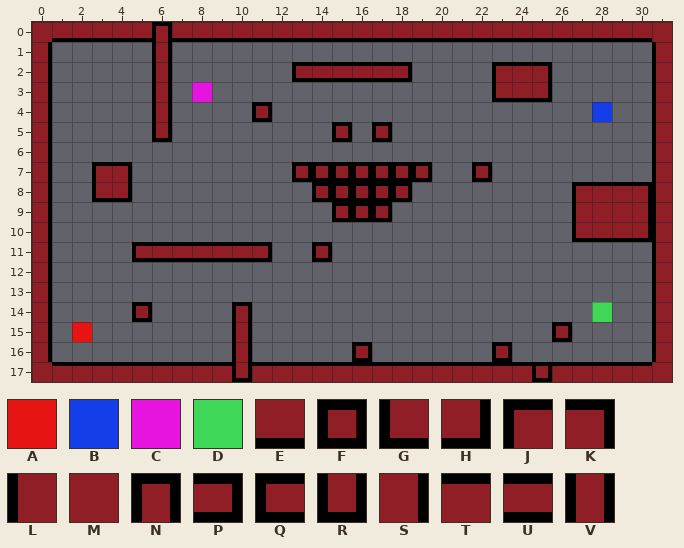
Level history. Tiled map: Game1/Engine/Level/LevelFiles/test-level.tmx. Above is the file before it was changed.
Cells are 50x50 px. Shown: x 0..31, y 0..17.
Key: from "player1": A 0; from "player2": B 0; from "player3": C 0; from "player4": D 0; from "wall-bottom": E 0; from "wall-closed": F 0; from "wall-corner-bottom-left": G 0; from "wall-corner-bottom-right": H 0; from "wall-corner-top-left": J 0; from "wall-corner-top-right": K 0; from "wall-left": L 0; from "wall-middle": M 0; from "wall-open-bottom": N 0; from "wall-open-left": P 0; from "wall-open-right": Q 0; from "wall-open-top": R 0; from "wall-right": S 0; from "wall-top": T 0; from "wall-tube-horizontal": U 0; from "wall-tube-vertical": V 0.
_ is an empty cell.
Layer "Tile Layer 1" before, first column x 0:
 0 MEEEEENEEEEEEEEEEEEEEEEEEEEEEEEM
 1 S_____V________________________L
 2 S_____V______QUUUUP____JTK_____L
 3 S_____V_C______________GEH_____L
 4 S_____V____F________________B__L
 5 S_____R________F_F_____________L
 6 S______________________________L
 7 S__JK________FFFFFFF__F________L
 8 S__GH_________FFFFF________JTTKL
 9 S______________FFF_________LMMSL
10 S__________________________GEEHL
11 S____QUUUUUP__F________________L
12 S______________________________L
13 S______________________________L
14 S____F____N_________________D__L
15 S_A_______V_______________F____L
16 S_________V_____F______F_______L
17 MTTTTTTTTTRTTTTTTTTTTTTTTFTTTTTM
And afterwards:
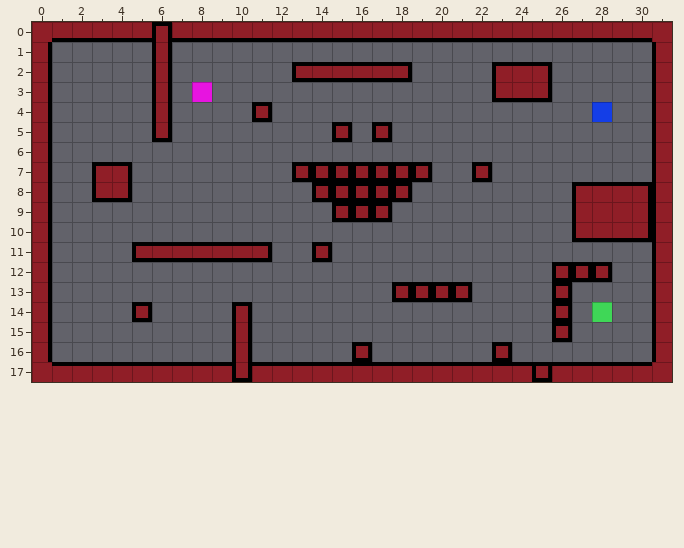
What changed:
Layer "Tile Layer 1":
The author put tile F in row 12 at x 26 to 28; in row 13 at x 18 to 21 and 26; in row 14 at x 26.
The edit erases tile A in row 15 at x 2.
